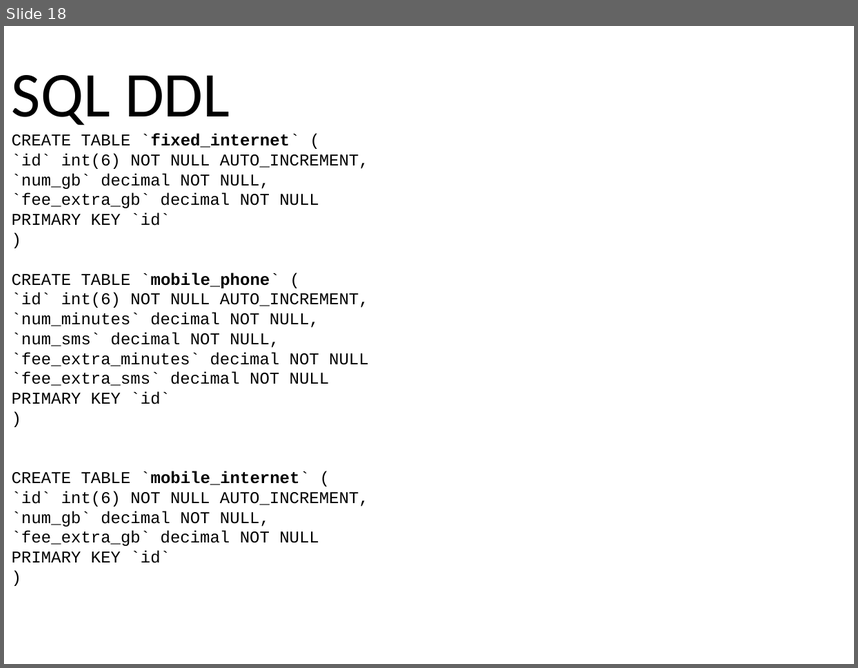
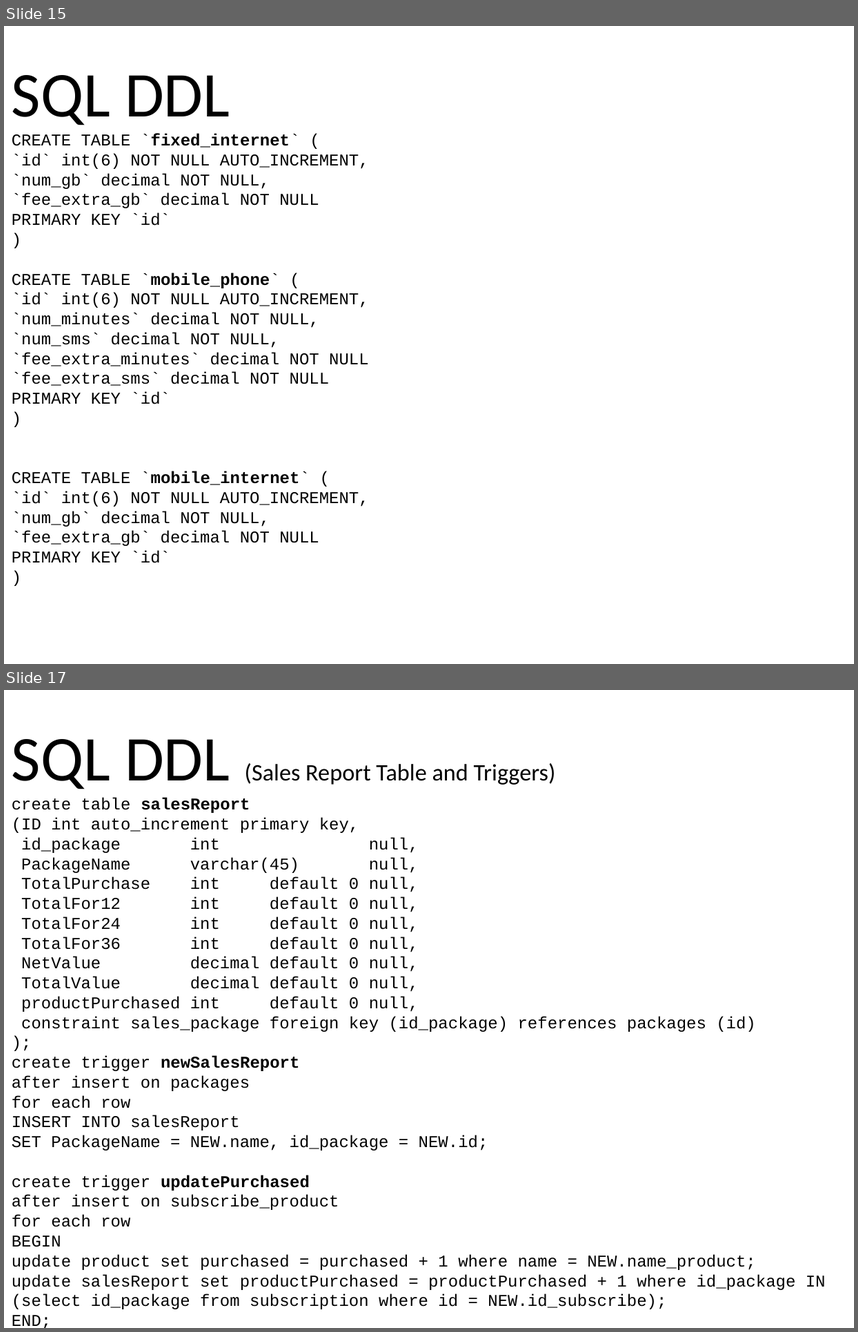
Before and after one commit to marcozetaa/TelcoService, a slide deck: UML/Presentation .pptx. Shown one above the other, each under a label of ours: slide 18 before the commit, slides 15 and 17 after it; the slides between them are not shown. The pictures are 858x668 and 858x1332 pixels, drawn with LibreOffice and Linux fonts; fonts in the diff are those of the drawing. Boxes give left, top, right and bottom in pixels: in the first picture for what was removed or moved away, otherwise in the second. Text is boxed around its words. In the diff, an @@ line names an element or a change of style, - is before the commit and + after.

Commit message:
Triggers and Tables fixed

```diff
--- a/UML/Presentation .pptx
+++ b/UML/Presentation .pptx
@@ slide 17 added at <box>4,690,854,1328</box>, background #FFFFFF @@
@@ text added at <box>12,739,826,1328</box>, 14 pt, text #000000 @@
+SQL DDL (Sales Report Table and Triggers)
+create table salesReport
+(ID int auto_increment primary key,
+id_package int null,
+PackageName varchar(45) null,
+TotalPurchase int default 0 null,
+TotalFor12 int default 0 null,
+TotalFor24 int default 0 null,
+TotalFor36 int default 0 null,
+NetValue decimal default 0 null,
+TotalValue decimal default 0 null,
+productPurchased int default 0 null,
+constraint sales_package foreign key (id_package) references packages (id)
+);
+create trigger newSalesReport
+after insert on packages
+for each row
+INSERT INTO salesReport
+SET PackageName = NEW.name, id_package = NEW.id;
+create trigger updatePurchased
+after insert on subscribe_product
+for each row
+BEGIN
+update product set purchased = purchased + 1 where name = NEW.name_product;
+update salesReport set productPurchased = productPurchased + 1 where id_package IN (select id_package from subscription where id = NEW.id_subscribe);
+END;
@@ what was slide 18 is now slide 15 @@
```
Also in this commit, not shown: 5 slides changed, 9 other slides added, 11 slides removed, 6 other files.
